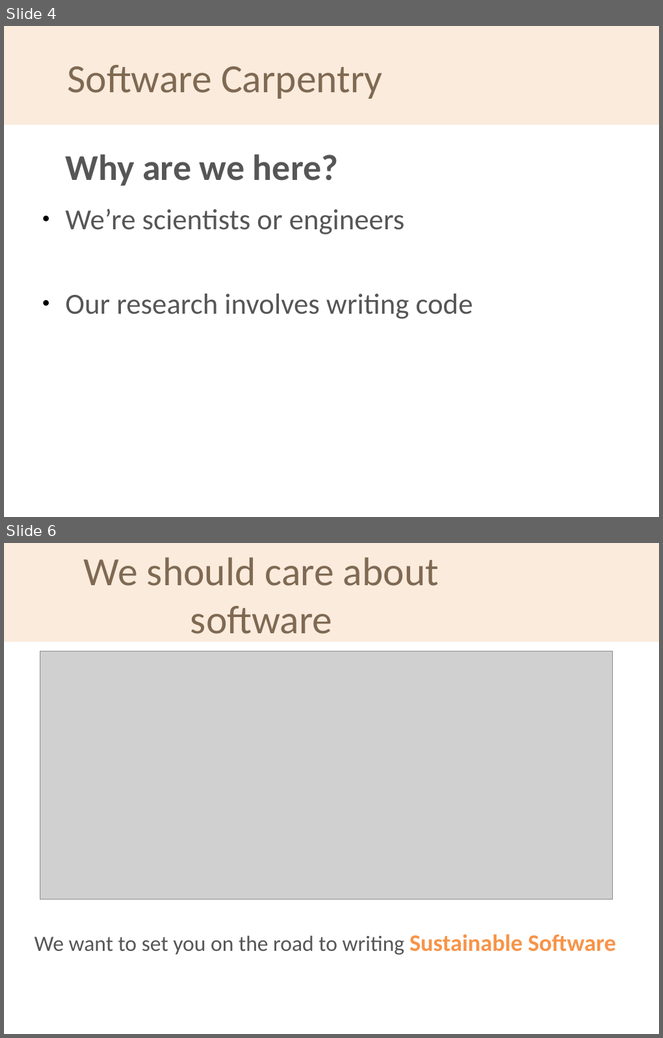
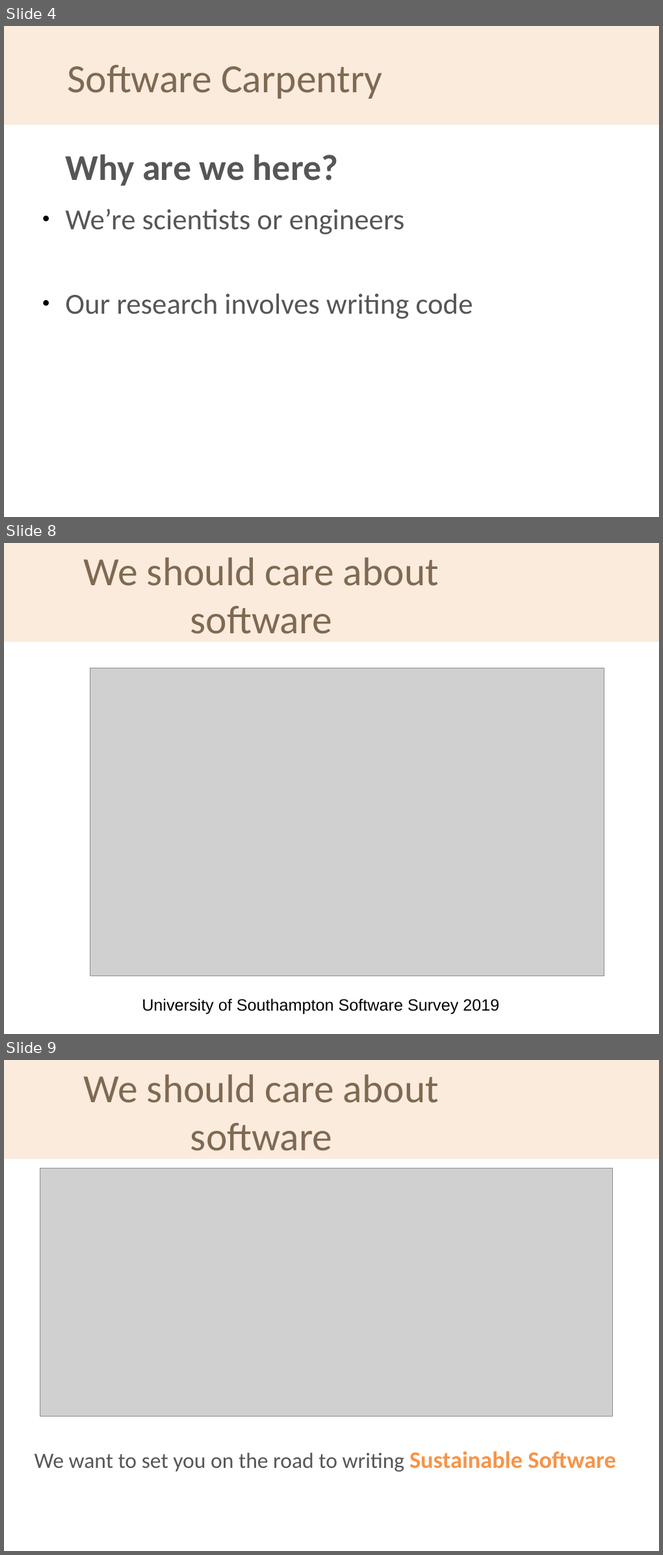
Before and after one commit to Southampton-RSG/2021-11-1-socobio-crs, a slide deck: welcome/swc-rsg-short-intro.odp. Shown one above the other, each under a label of ours: slides 4 and 6 before the commit, slides 4, 8 and 9 after it; the slides between them are not shown. The pictures are 663x1038 and 663x1555 pixels, drawn with LibreOffice and Linux fonts; fonts in the diff are those of the drawing; grey boxes stand for pictures; background and template pictures are left out. Boxes give left, top, right and bottom in pixels: in the first picture for what was removed or moved away, otherwise in the second. Text is boxed around its words. In the diff, an @@ line names an element or a change of style, - is before the commit and + after.

Commit message:
Update introduction to refer to 2019 soton software survey

```diff
--- a/welcome/swc-rsg-short-intro.odp
+++ b/welcome/swc-rsg-short-intro.odp
@@ slide 8 added at <box>4,543,659,1034</box>, background #FFFFFF; not listed: 1 template element that a slide beside it also shows @@
@@ title added at <box>84,557,439,634</box>, 44 pt, text #7F6953 @@
+We should care about software
@@ picture added at <box>90,668,604,976</box> @@
@@ text added at <box>142,999,499,1015</box>, 18 pt, text #000000 @@
+University of Southampton Software Survey 2019
@@ what was slide 6 is now slide 9 @@
```
Also in this commit, not shown: 3 slides changed, 3 other slides added, 1 slide removed, 1 other file.
